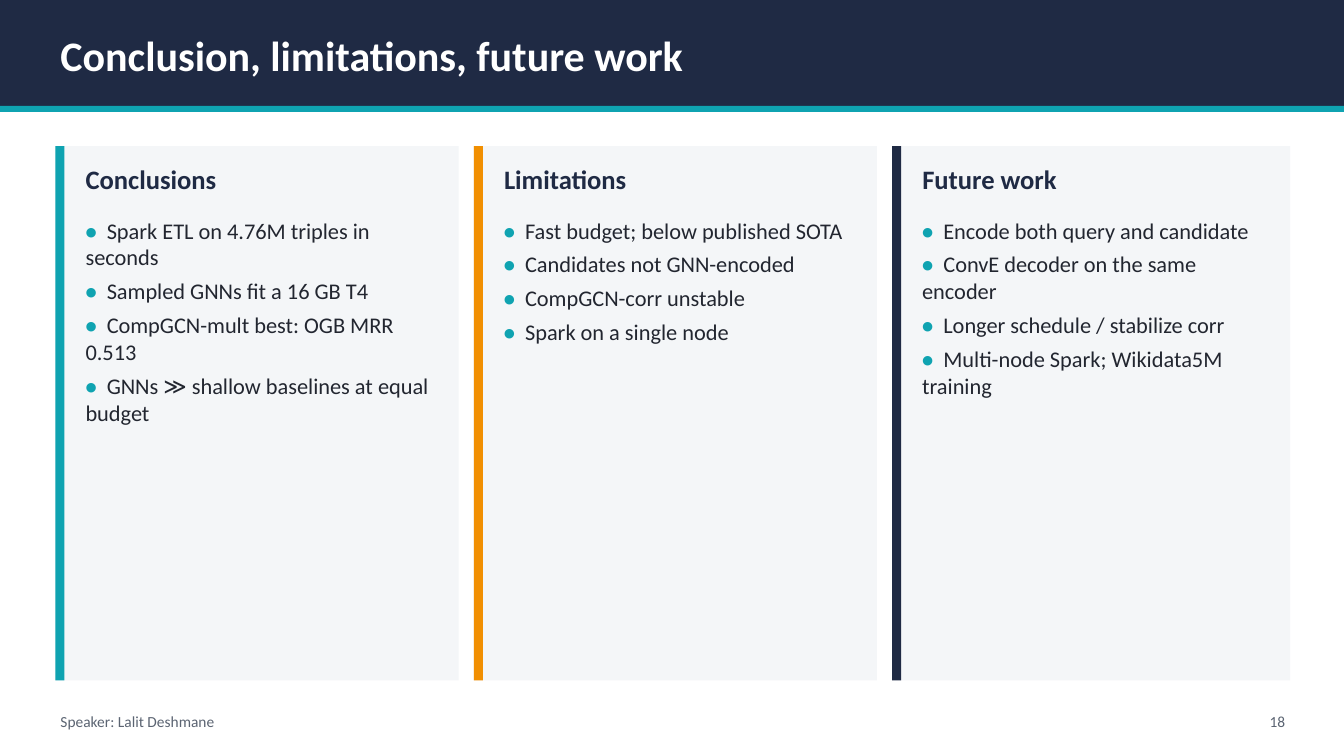
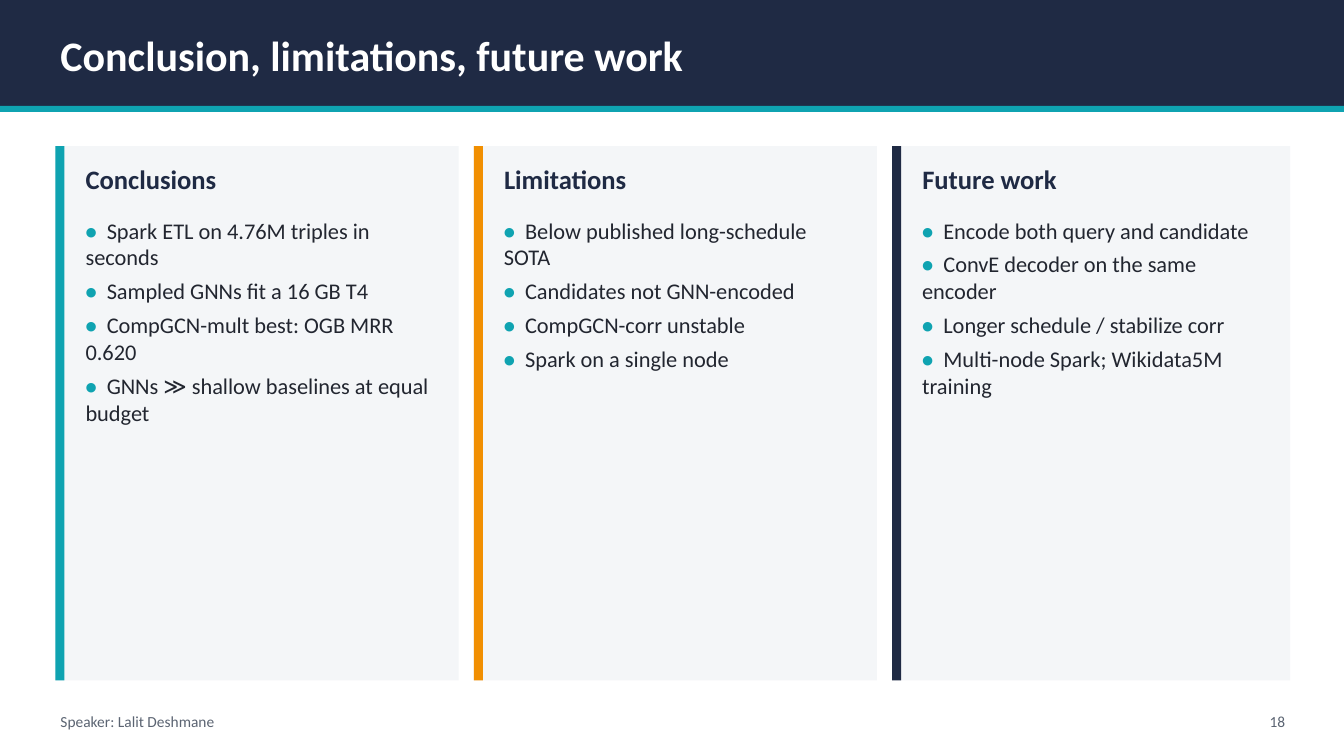
Before and after one commit to Charanponaganti/Knowledge-Graph-Completion-with-R-GCN-CompGCN, a slide deck: slide 18 of report/slides/kg_completion_presentation.pptx. Drawn at 1344x756 pixels with LibreOffice and Linux fonts; fonts in the diff are those of the drawing. Boxes give left, top, right and bottom in pixels: in the first picture for what was removed or moved away, otherwise in the second. Text is boxed around its words. In the diff, an @@ line names an element or a change of style, - is before the commit and + after.

Commit message:
Refresh report and slides with long-run T4 results.

```diff
--- a/report/slides/kg_completion_presentation.pptx
+++ b/report/slides/kg_completion_presentation.pptx
@@ text at (x1=504, y1=223, x2=807, y2=265): text changed @@
-• Fast budget; below published SOTA
+• Below published long-schedule SOTA
@@ text at (x1=86, y1=317, x2=393, y2=360): text changed @@
-• CompGCN-mult best: OGB MRR 0.513
+• CompGCN-mult best: OGB MRR 0.620
```
Also in this commit, not shown: 8 other slides changed, 27 other files.
